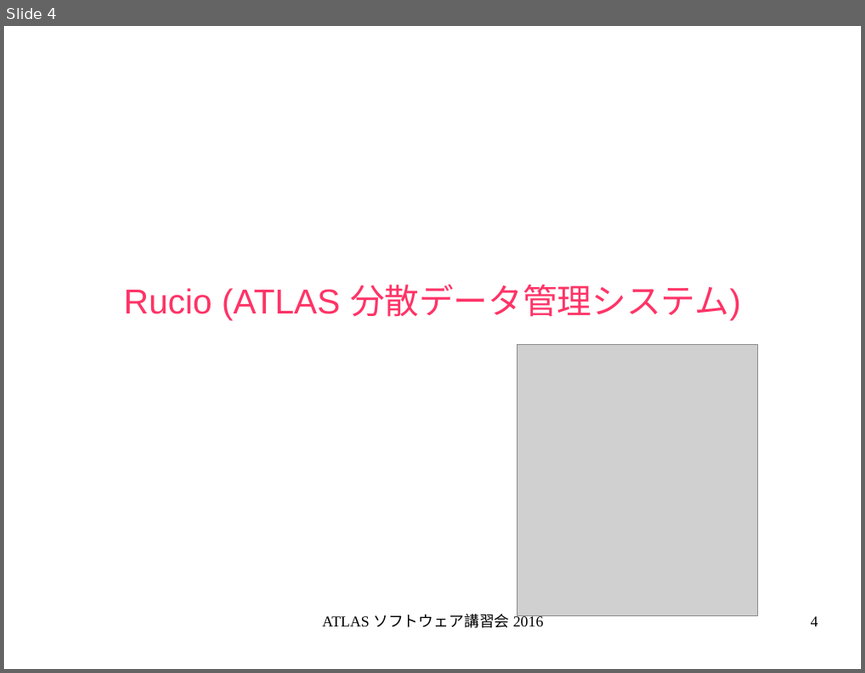
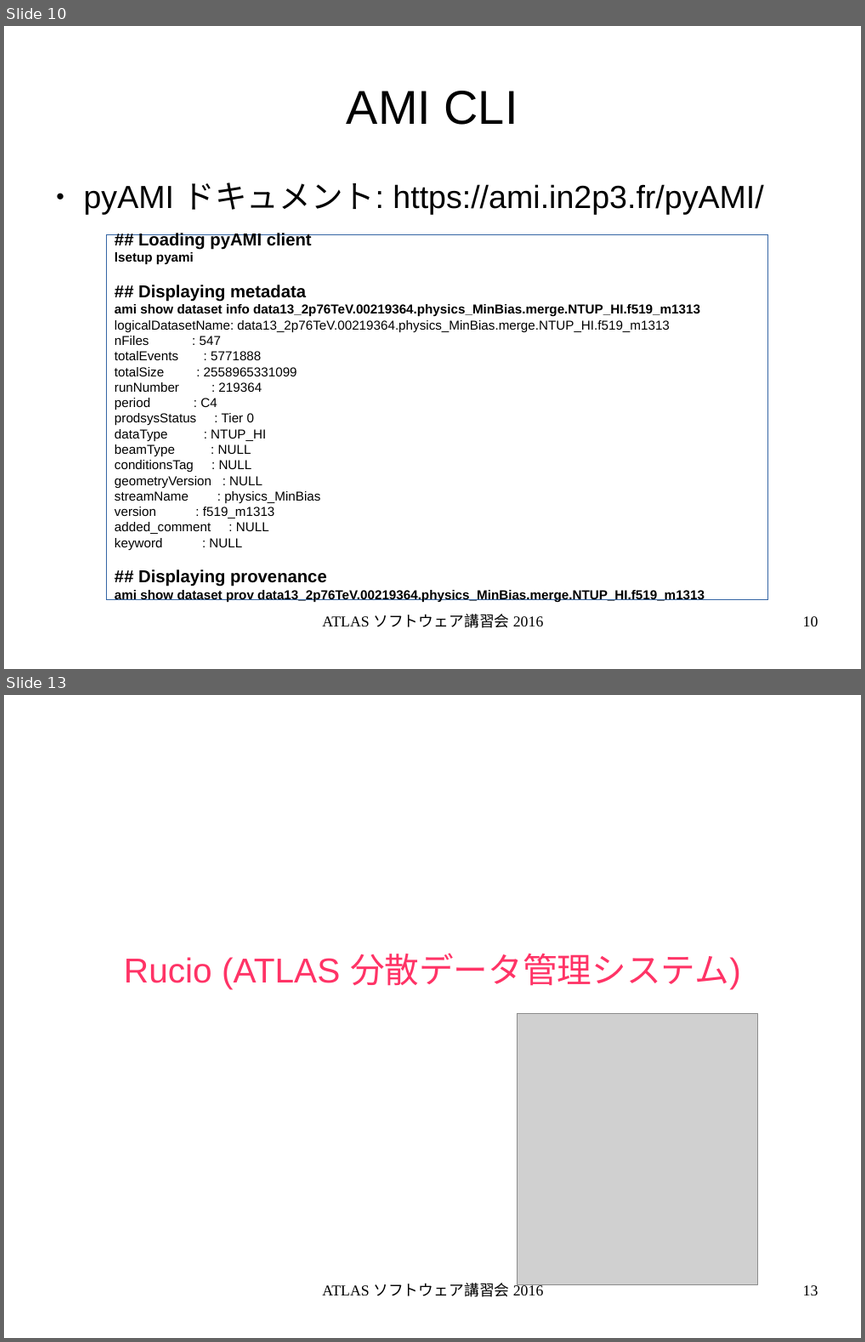
Before and after one commit to GenKawamura/2016-ATLAS-Japan-computing-tutorial, a slide deck: slides/odp/data_management.odp. Shown one above the other, each under a label of ours: slide 4 before the commit, slides 10 and 13 after it; the slides between them are not shown. The pictures are 865x673 and 865x1342 pixels, drawn with LibreOffice and Linux fonts; fonts in the diff are those of the drawing; grey boxes stand for pictures. Boxes give left, top, right and bottom in pixels: in the first picture for what was removed or moved away, otherwise in the second. Text is boxed around its words. In the diff, an @@ line names an element or a change of style, - is before the commit and + after.

```diff
--- a/slides/odp/data_management.odp
+++ b/slides/odp/data_management.odp
@@ slide 10 added at (x1=4, y1=26, x2=861, y2=669), background #FFFFFF @@
@@ title added at (x1=347, y1=91, x2=518, y2=125), 44 pt, text #000000 @@
+AMI CLI
@@ text added at (x1=84, y1=182, x2=763, y2=214), 29.6 pt, text #000000 @@
+● pyAMI ドキュメント: https://ami.in2p3.fr/pyAMI/
@@ rectangle added at (x1=107, y1=234, x2=767, y2=600), fill #FFFFFF, outline #3465A4 0 pt, 12 pt, text #000000 @@
+## Loading pyAMI client
+lsetup pyami
+## Displaying metadata
+ami show dataset info data13_2p76TeV.00219364.physics_MinBias.merge.NTUP_HI.f519_m1313
+logicalDatasetName: data13_2p76TeV.00219364.physics_MinBias.merge.NTUP_HI.f519_m1313
+nFiles : 547
+totalEvents : 5771888
+totalSize : 2558965331099
+runNumber : 219364
+period : C4
+prodsysStatus : Tier 0
+dataType : NTUP_HI
+beamType : NULL
+conditionsTag : NULL
+geometryVersion : NULL
+streamName : physics_MinBias
+version : f519_m1313
+added_comment : NULL
+keyword : NULL
+## Displaying provenance
+ami show dataset prov data13_2p76TeV.00219364.physics_MinBias.merge.NTUP_HI.f519_m1313
@@ text added at (x1=322, y1=613, x2=544, y2=628), 14 pt, text #000000 @@
+ATLAS ソフトウェア講習会 2016
@@ page number added at (x1=803, y1=616, x2=818, y2=626), 14 pt, text #000000 @@
+10
@@ what was slide 4 is now slide 13 @@
@@ page number at (x1=803, y1=1285, x2=818, y2=1295): text changed @@
-4
+13
```
Also in this commit, not shown: 2 slides changed, 8 other slides added, 6 other files.
